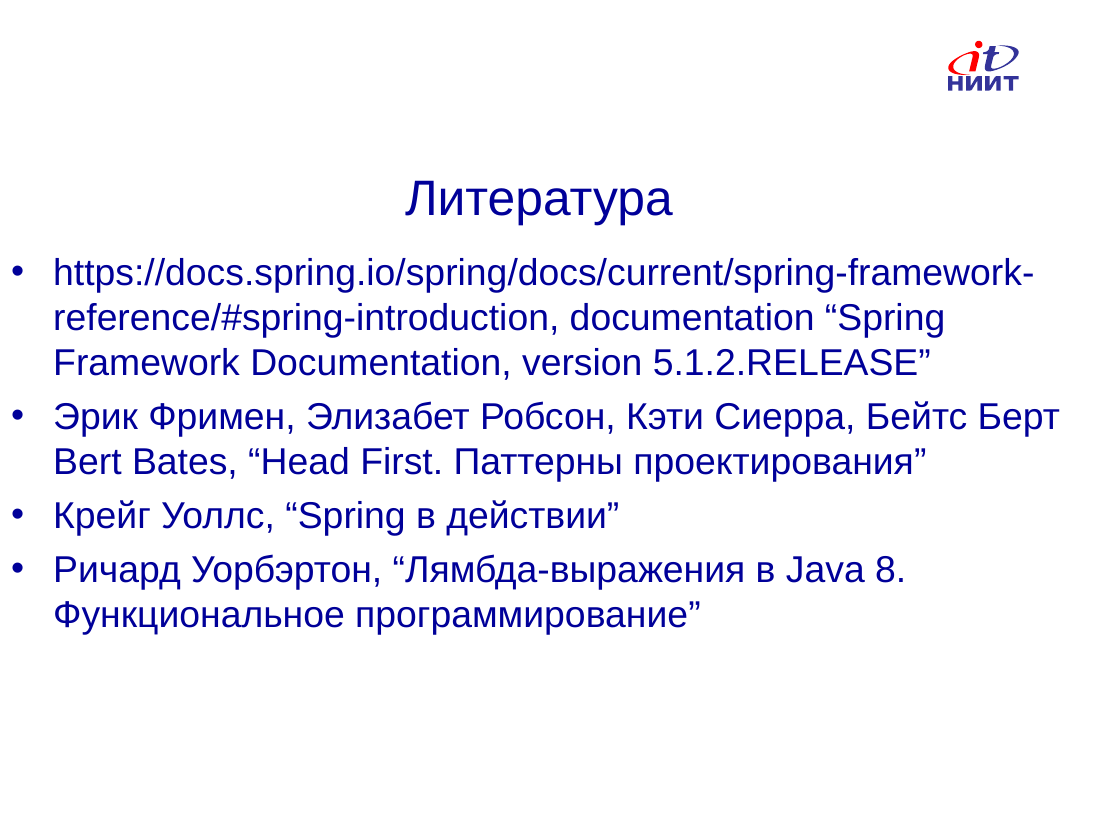
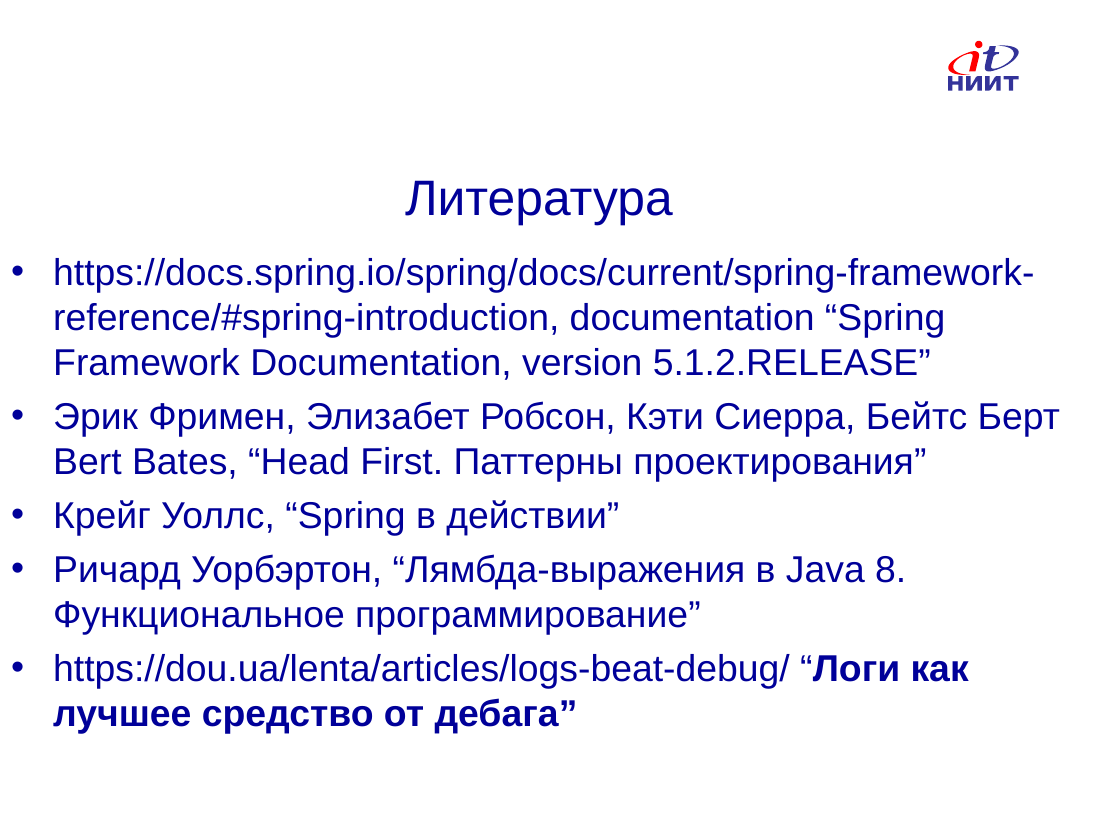
Before and after one commit to AndreyAMolkov/ProgramModelBank, a slide deck: slide 9 of BKP/molkov_bank_new.ppt. Drawn at 1120x840 pixels with LibreOffice and Linux fonts; fonts in the diff are those of the drawing; background and template pictures are left out. Boxes give left, top, right and bottom in pixels: in the first picture for what was removed or moved away, otherwise in the second. Text is boxed around its words. In the diff, an @@ line names an element or a change of style, - is before the commit and + after.

```diff
--- a/BKP/molkov_bank_new.ppt
+++ b/BKP/molkov_bank_new.ppt
@@ text at (x1=53, y1=654, x2=969, y2=733): paragraph added @@
+• https://dou.ua/lenta/articles/logs-beat-debug/ “Логи как лучшее средство от дебага”
```
Also in this commit, not shown: 2 other slides changed, 21 other files.
